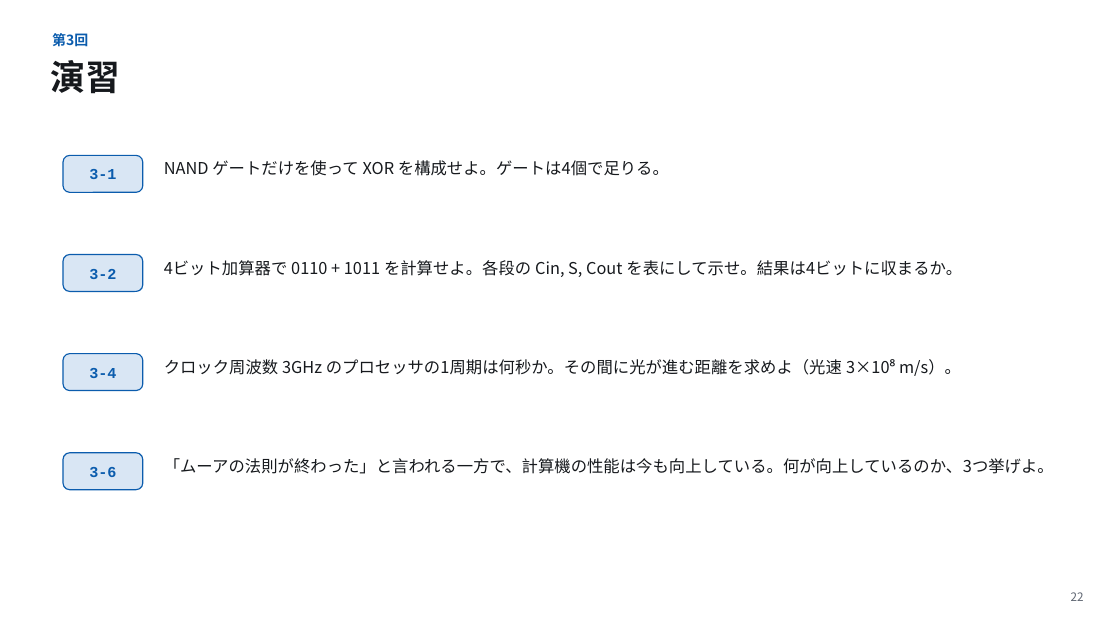
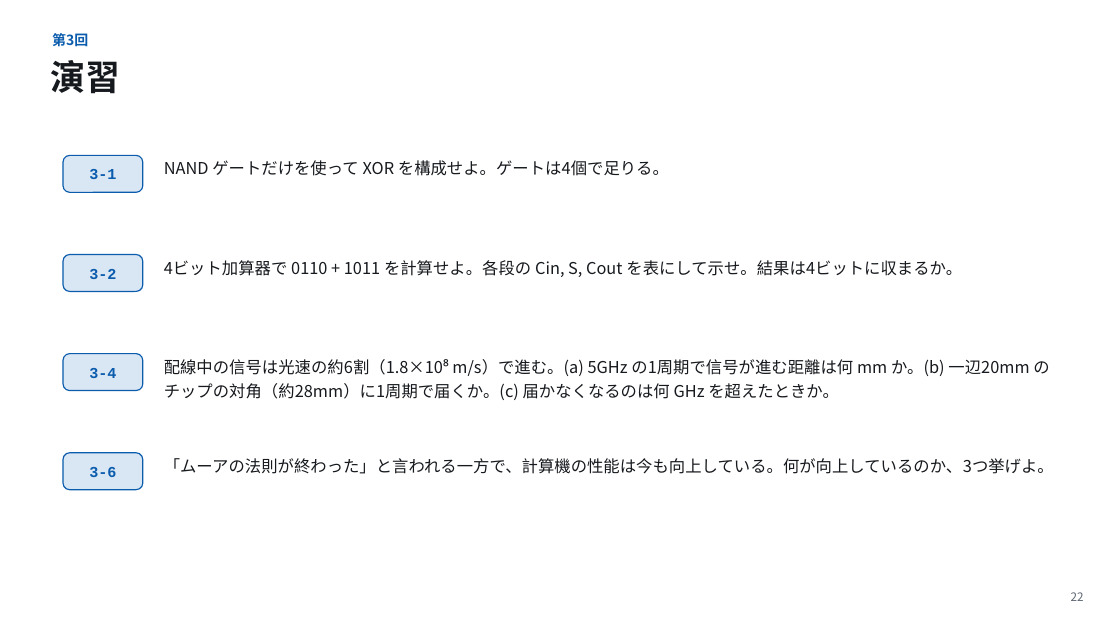
Before and after one commit to koide55/CompOutline, a slide deck: slide 22 of slides/第03回_論理回路からプロセッサへ.pptx. Drawn at 1120x630 pixels with LibreOffice and Linux fonts; fonts in the diff are those of the drawing. Boxes give left, top, right and bottom in pixels: in the first picture for what was removed or moved away, otherwise in the second. Text is boxed around its words. In the diff, an @@ line names an element or a change of style, - is before the commit and + after.

```diff
--- a/slides/第03回_論理回路からプロセッサへ.pptx
+++ b/slides/第03回_論理回路からプロセッサへ.pptx
@@ text at (164,359,1049,400): text changed @@
-クロック周波数 3GHz のプロセッサの1周期は何秒か。その間に光が進む距離を求めよ（光速 3×10⁸ m/s）。
+配線中の信号は光速の約6割（1.8×10⁸ m/s）で進む。(a) 5GHz の1周期で信号が進む距離は何 mm か。(b) 一辺20mm のチップの対角（約28mm）に1周期で届くか。(c) 届かなくなるのは何 GHz を超えたときか。
```
Also in this commit, not shown: 5 other files.
